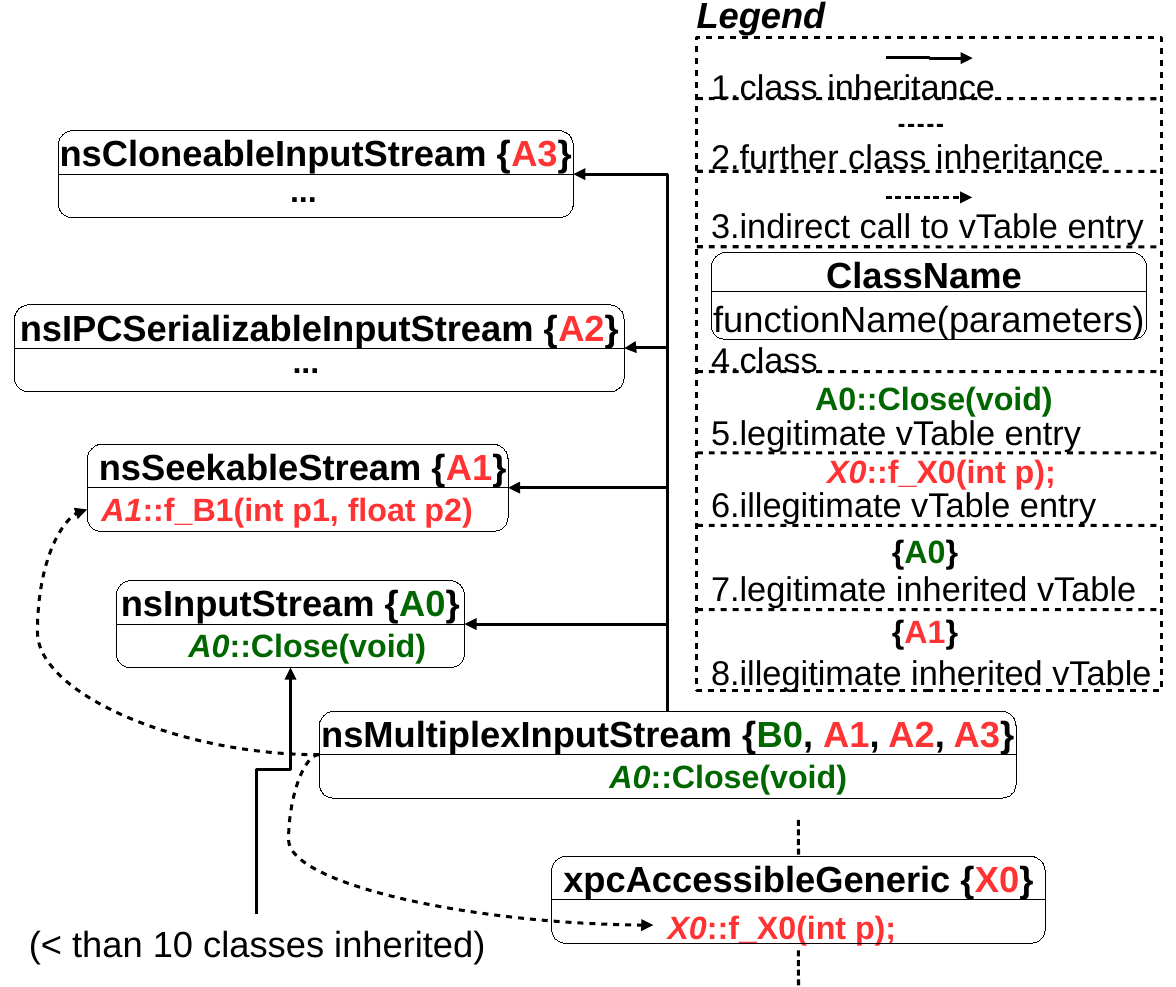
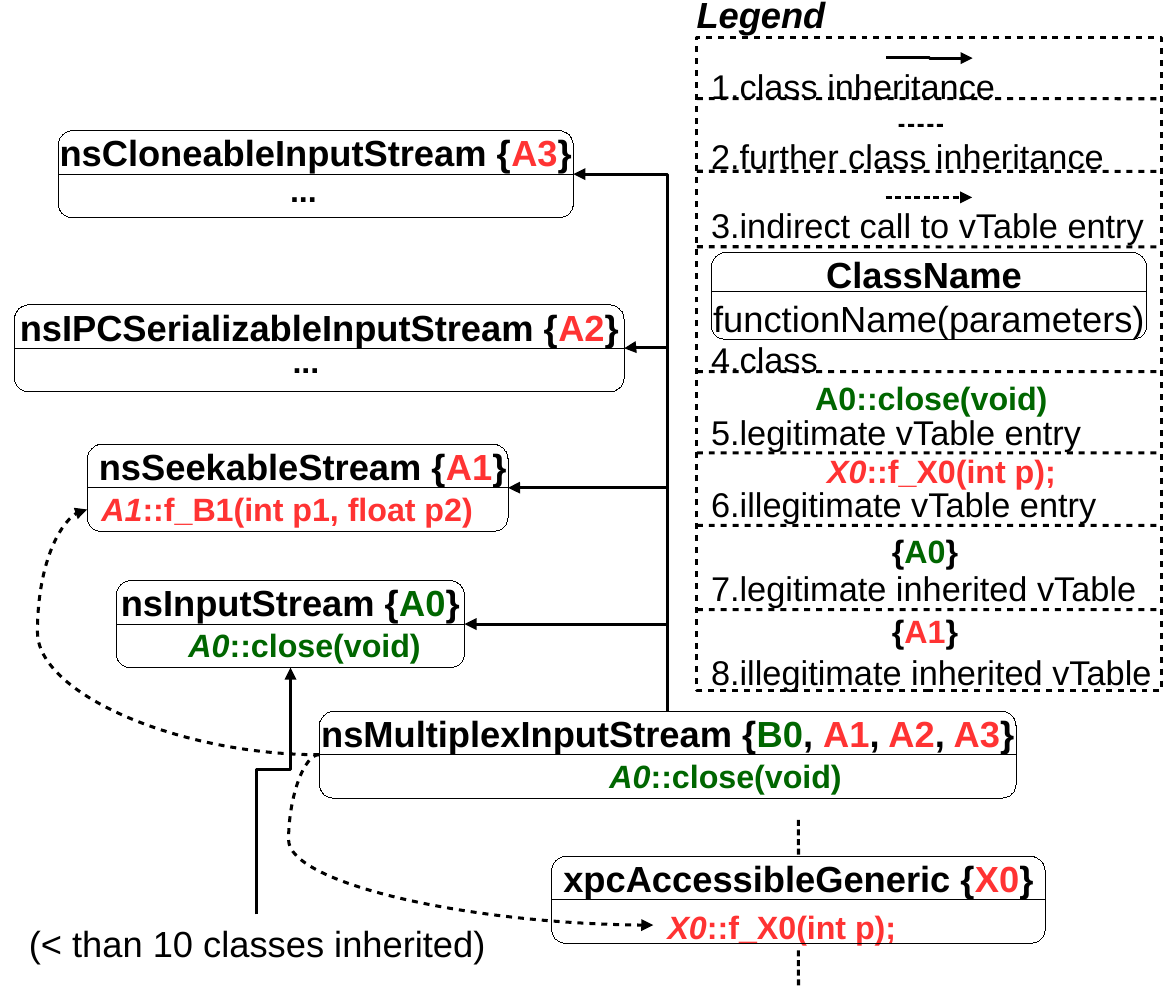
Before and after one commit to IntRepair/tauCFI, a slide deck: slide 1 of Usenix_Paper_Template/figures/class_hierarchy.odp. Drawn at 1176x987 pixels with LibreOffice and Linux fonts; fonts in the diff are those of the drawing. Boxes give left, top, right and bottom in pixels: in the first picture for what was removed or moved away, otherwise in the second. Text is boxed around its words. In the diff, an @@ line names an element or a change of style, - is before the commit and + after.

```diff
--- a/Usenix_Paper_Template/figures/class_hierarchy.odp
+++ b/Usenix_Paper_Template/figures/class_hierarchy.odp
@@ text at (815,386,1047,417): text changed @@
-A0::Close(void)
+A0::close(void)
@@ text at (188,633,420,663): text changed @@
-A0::Close(void)
+A0::close(void)
@@ text at (609,764,841,794): text changed @@
-A0::Close(void)
+A0::close(void)
```
Also in this commit, not shown: 17 other files.
